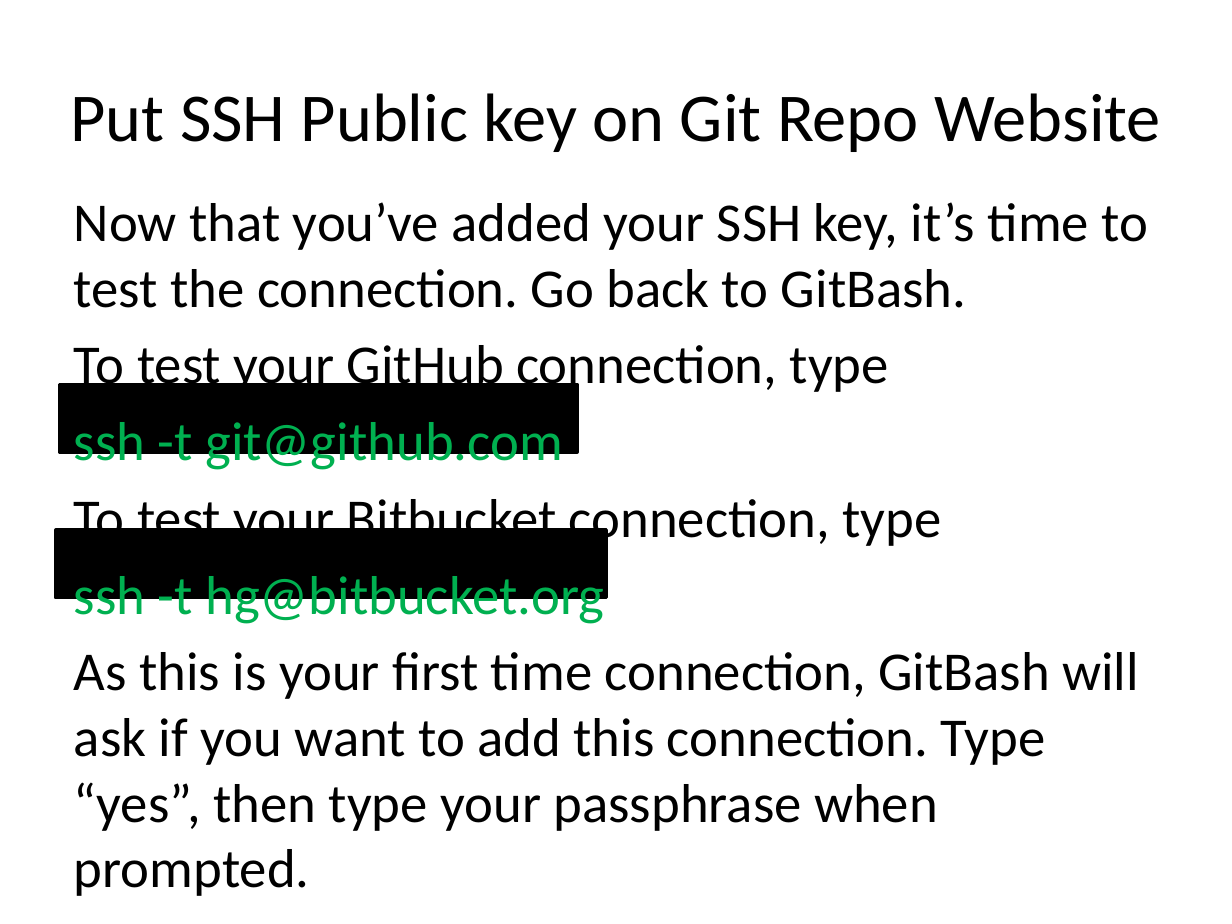
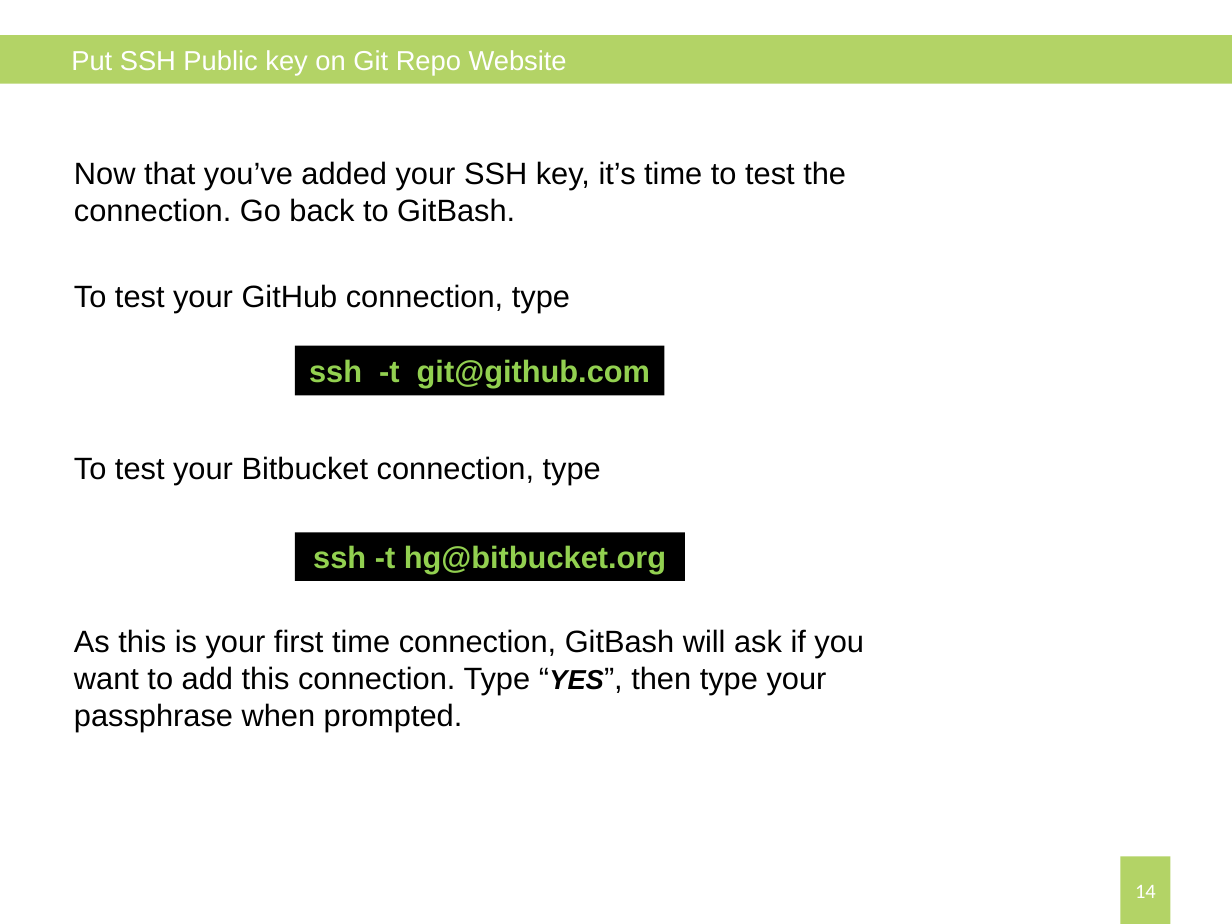
Before and after one commit to JaceTan/programming-notes, a slide deck: slide 14 of Preparing your computer for Git (Windows).pptx (slide 17 before the commit). Drawn at 1232x924 pixels with LibreOffice and Linux fonts; fonts in the diff are those of the drawing. Boxes give left, top, right and bottom in pixels: in the first picture for what was removed or moved away, otherwise in the second. Text is boxed around its words. In the diff, an @@ line names an element or a change of style, - is before the commit and + after.

```diff
--- a/Preparing your computer for Git (Windows).pptx
+++ b/Preparing your computer for Git (Windows).pptx
@@ rectangle added at (0,36,1232,84), fill #B3D366 @@
@@ text "Put SSH Public key on ...": place and size @@
-text "Put SSH Public key on ..." at (71,93,1161,152)
+text "Put SSH Public key on ..." at (71,50,567,76)
@@ text "Put SSH Public key on ..." at (71,50,567,76): size 40 to 16 pt, font Calibri to Arial, text colour #000000 to #FFFFFF; alignment centre to left @@
@@ text "Now that you’ve added your ...": place and size @@
-text "Now that you’ve added your ..." at (74,202,1148,896)
+text "Now that you’ve added your ..." at (74,161,864,731)
@@ text at (74,161,846,485): size 32 to 18 pt, font Calibri to Arial in "Now that you’ve added your SSH key, ...", "To test your GitHub connection, type", "To test your Bitbucket connection, type"; less space between paragraphs @@
@@ rectangle added at (294,346,664,395), fill #000000, 18 pt, text #92D050, bold @@
+ssh -t git@github.com
@@ rectangle removed at (59,384,577,452) @@
@@ text at (74,422,563,474): paragraph removed @@
-ssh -t git@github.com
@@ rectangle removed at (55,530,606,598) @@
@@ rectangle added at (294,532,684,580), fill #000000, 18 pt, text #92D050, bold @@
+ssh -t hg@bitbucket.org
@@ text at (74,629,864,731): text changed; size 32 to 18 pt; font Calibri to Arial @@
-ssh -t hg@bitbucket.org
-As this is your first time connection, GitBash will ask if you want to add this connection. Type “yes”, then type your passphrase when prompted.
+As this is your first time connection, GitBash will ask if you want to add this connection. Type “YES”, then type your passphrase when prompted.
@@ page number added at (1120,856,1170,924), fill #B3D366, 12 pt, text #FFFFFF @@
+14
```
Also in this commit, not shown: 11 other slides changed, 2 slides added, 6 slides removed, 3 other files.
